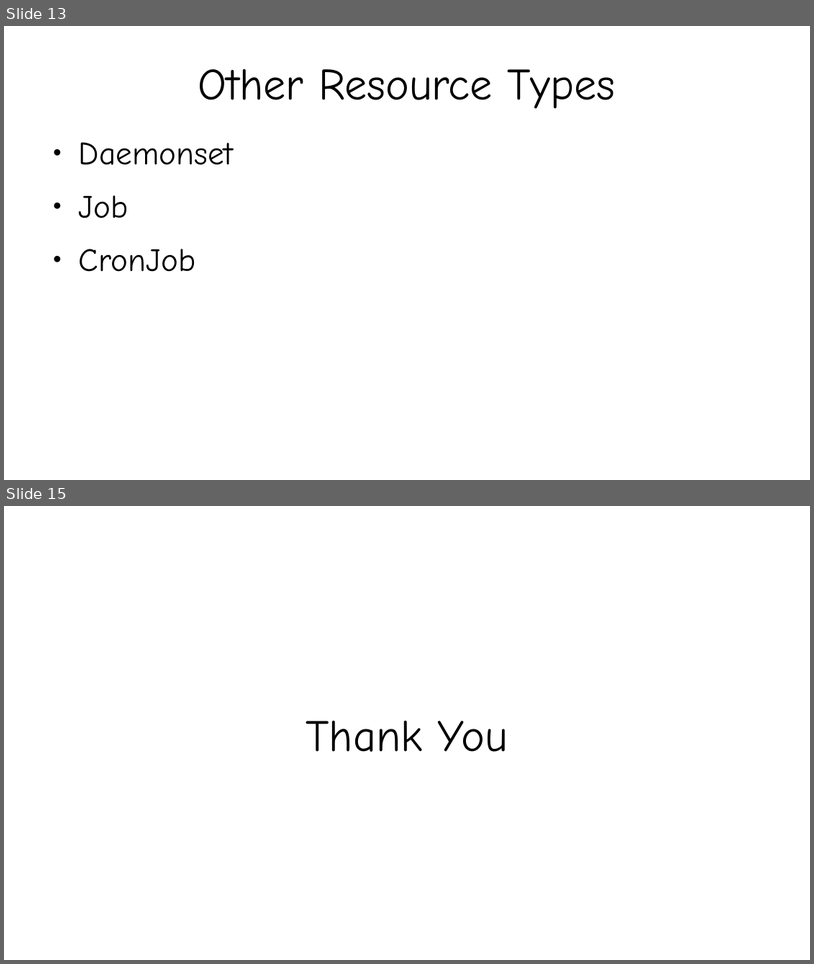
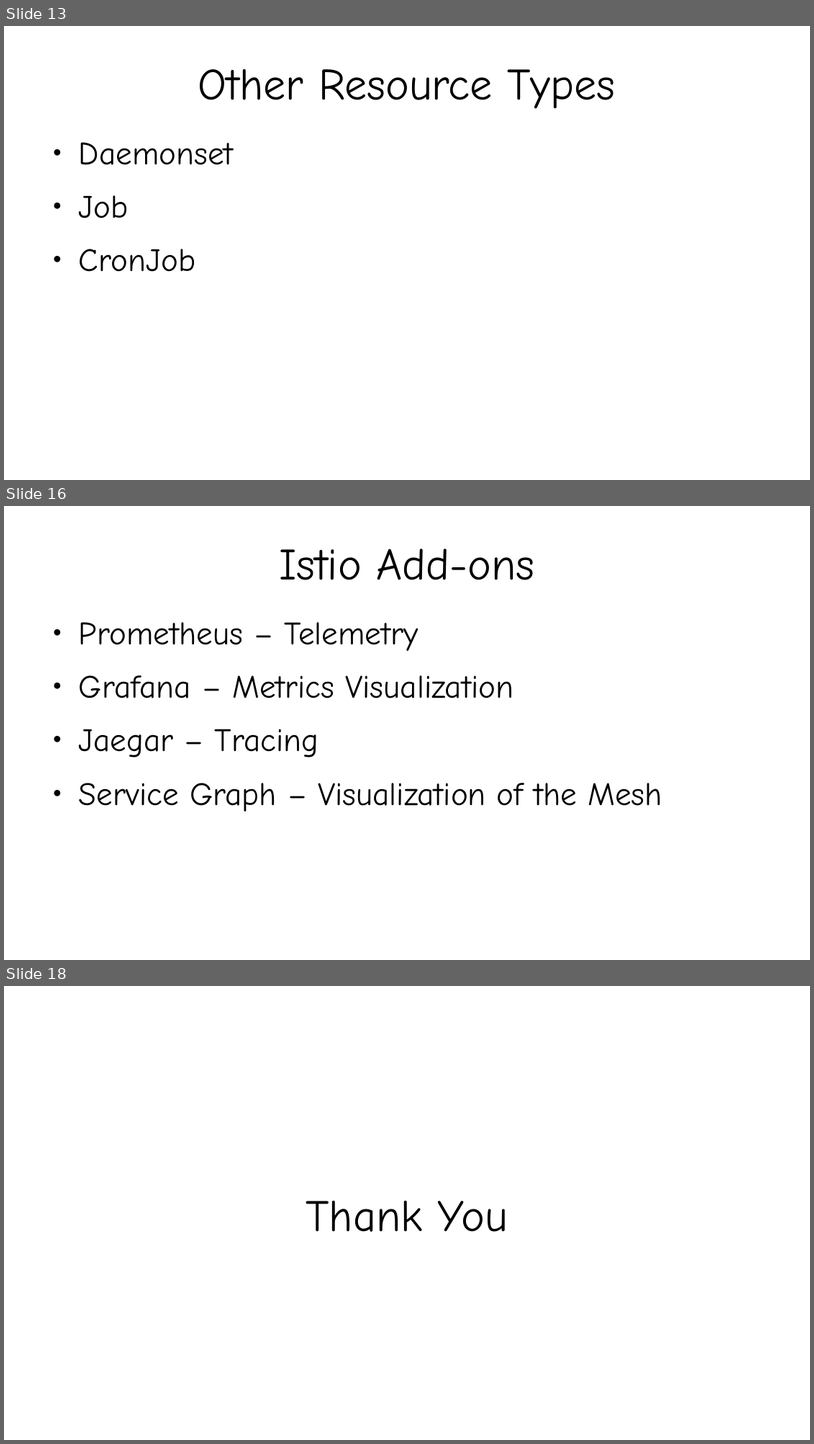
Before and after one commit to kislaykishore/microservices, a slide deck: Kubernetes.odp. Shown one above the other, each under a label of ours: slides 13 and 15 before the commit, slides 13, 16 and 18 after it; the slides between them are not shown. The pictures are 814x964 and 814x1444 pixels, drawn with LibreOffice and Linux fonts; fonts in the diff are those of the drawing. Boxes give left, top, right and bottom in pixels: in the first picture for what was removed or moved away, otherwise in the second. Text is boxed around its words. In the diff, an @@ line names an element or a change of style, - is before the commit and + after.

```diff
--- a/Kubernetes.odp
+++ b/Kubernetes.odp
@@ slide 16 added at box(4, 506, 810, 960), background #FFFFFF @@
@@ title added at box(279, 548, 535, 580), 44 pt, text #000000 @@
+Istio Add-ons
@@ text added at box(79, 622, 662, 811), 32 pt, text #000000 @@
+● Prometheus – Telemetry
+● Grafana – Metrics Visualization
+● Jaegar – Tracing
+● Service Graph – Visualization of the Mesh
@@ what was slide 15 is now slide 18 @@
```
Also in this commit, not shown: 1 slide changed, 2 other slides added, 1 other file.
